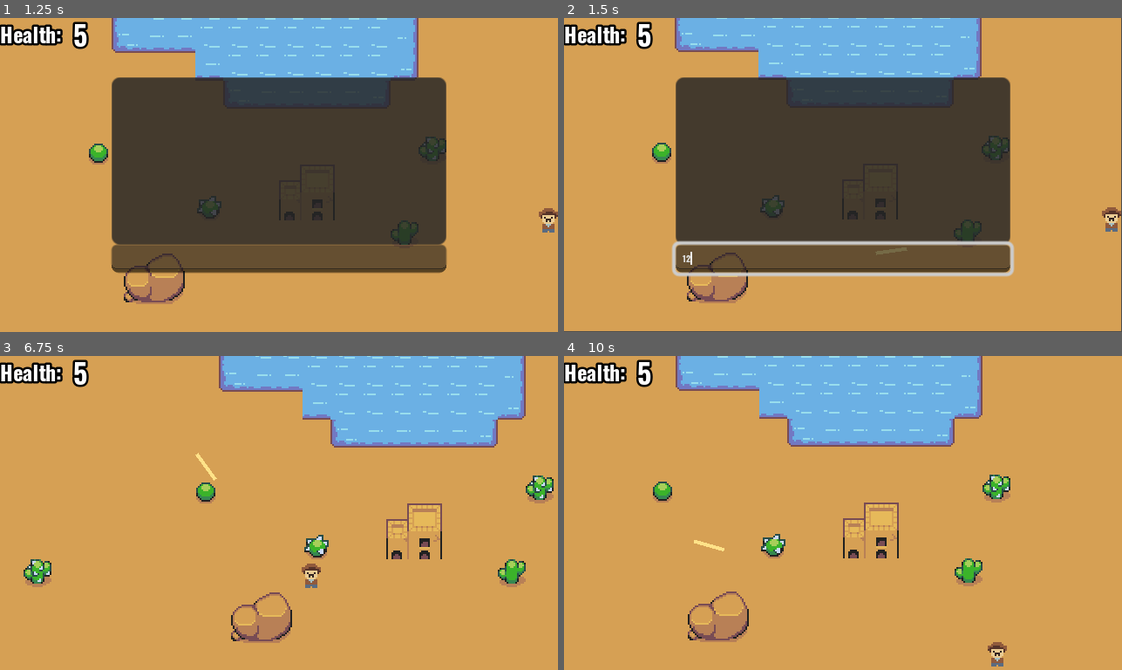
Above: before the commit, frames 1-4 (two rows, left to right).
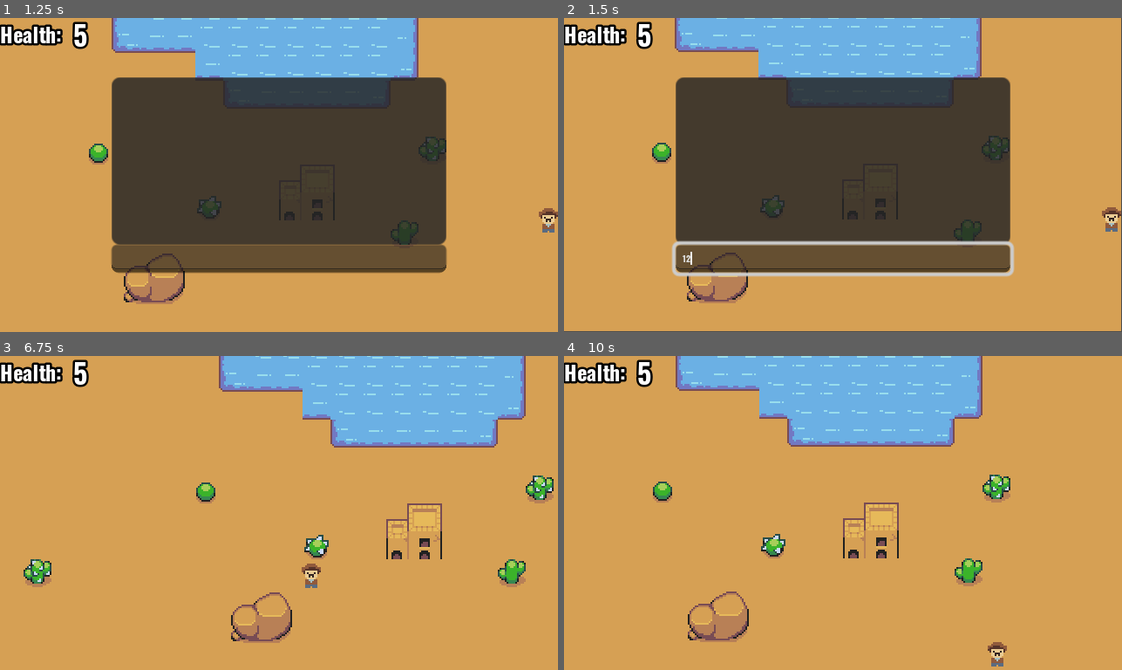
Above: after the commit, the same moments.

Repository: AlexPham0209/tank-turmoil
Game: Godot game, scene res://src/scenes/round.tscn
The game is run twice, just before and just after one commit, with the same random seed, the same clock (stepped at 60 frames per second) and the same inputs. This scene is started directly instead of the project's main scene.
Inputs (mouse positions are in pixels of both pictures, inside the frame that each line leads up to):
- Up to frame 1 (1.25 s): tap Enter at 0.5 s; move the mouse to (401, 159) at 0.52 s; hold D (right) from 0.53 s (still down); hold Tab (chat) from 0.53 s (still down)
- Up to frame 2 (1.5 s): release D (right) at 1.25 s; release Tab (chat) at 1.25 s; click (843, 259) at 1.27 s; type "12" at 1.35 s
- Up to frame 3 (6.75 s): tap Space at 2, 3.5 s; move the mouse to (167, 528) at 2.02 s; hold S (down) 2.03-2.78 s; click (167, 528) at 2.1 s; tap Enter at 2.75 s; move the mouse to (334, 443) at 2.77 s; hold D (right) 2.78-3.53 s; hold Tab (chat) 2.78-3.53 s; move the mouse to (251, 575) at 3.52 s; hold W (up) 3.53-4.28 s; click (251, 575) at 3.6 s; move the mouse to (446, 560) at 4.27 s; hold Tab (chat) 4.28-5.03 s; hold A (left) 4.28-5.78 s; move the mouse to (111, 465) at 5.02 s; click (111, 465) at 5.1 s; move the mouse to (306, 513) at 5.77 s; hold S (down) 5.78-6.53 s; hold Tab (chat) 5.78-6.53 s; move the mouse to (195, 434) at 6.52 s; hold D (right) from 6.53 s (still down); click (195, 434) at 6.6 s
- Up to frame 4 (10 s): move the mouse to (965, 497) at 7.27 s; release D (right) at 7.28 s; hold W (up) 7.28-8.03 s; hold Tab (chat) 7.28-8.03 s; move the mouse to (731, 528) at 8.02 s; hold D (right) 8.03-8.78 s; click (731, 528) at 8.1 s; move the mouse to (898, 443) at 8.77 s; hold S (down) 8.78-9.53 s; hold Tab (chat) 8.78-9.53 s; move the mouse to (815, 575) at 9.52 s; hold A (left) from 9.53 s (still down); click (815, 575) at 9.6 s

Frame 1 is identical in both runs. In frame 2, less than 0.1% of the frame differs, in the area x 55-62%, y 73-76%; in frame 3, less than 0.1%, in the area x 35-39%, y 30-40%; in frame 4, less than 0.1%.
Error in both runs: Out of bounds get index '1' (on base: 'Dictionary') (res://src/scripts/chat.gd:12)

Commit message:
Made it so that bullets despawn when it hits tiles

Diff:
--- a/src/scenes/bullet.tscn
+++ b/src/scenes/bullet.tscn
@@ -42,6 +42,7 @@
 
 [node name="Hitbox" parent="." instance=ExtResource("2_svf10")]
 collision_layer = 2
+collision_mask = 9
 damage = 1
 
 [node name="CollisionShape2D" type="CollisionShape2D" parent="Hitbox"]
@@ -53,3 +54,4 @@
 
 [connection signal="timeout" from="Timer" to="." method="_on_timer_timeout"]
 [connection signal="area_entered" from="Hitbox" to="." method="_on_hitbox_area_entered"]
+[connection signal="body_entered" from="Hitbox" to="." method="_on_hitbox_body_entered"]
--- a/src/scenes/winning_screen.tscn
+++ b/src/scenes/winning_screen.tscn
@@ -16,6 +16,7 @@
 grow_vertical = 2
 
 [node name="TextureRect" type="TextureRect" parent="Control"]
+layout_mode = 0
 offset_right = 320.0
 offset_bottom = 180.0
 texture = ExtResource("2_bu2od")
--- a/src/scripts/bullet.gd
+++ b/src/scripts/bullet.gd
@@ -23,3 +23,7 @@
 func _on_hitbox_area_entered(area: Area2D) -> void:
 	if is_multiplayer_authority():
 		queue_free()
+
+func _on_hitbox_body_entered(body: Node2D) -> void:
+	if is_multiplayer_authority():
+		queue_free()
--- a/src/scripts/lobby.gd
+++ b/src/scripts/lobby.gd
@@ -31,7 +31,7 @@
 	container.add_child(instance, true)
 	player_order.append(id)
 
-	if player_order.size() >= 1:
+	if player_order.size() >= 2:
 		show_button.rpc_id(player_order[0])
 
 func remove_player(id : int):
@@ -40,7 +40,7 @@
 	var order = player_order.find(id)
 	player_order.erase(id)
 
-	if order == 0 and player_order.size() >= 2:
+	if order == 0 and player_order.size() >= 1:
 		show_button.rpc_id(player_order[0])
 
 	name.queue_free()
--- a/src/scripts/round.gd
+++ b/src/scripts/round.gd
@@ -61,3 +61,7 @@
 
 	if instance:
 		instance.queue_free()
+
+	await instance.tree_exited
+	if players.get_children().size() <= 1:
+		GameManager.go_to_winning_screen()
--- a/src/singletons/game_manager.gd
+++ b/src/singletons/game_manager.gd
@@ -48,3 +48,7 @@
 func reset() -> void:
 	scores = Dictionary()
 	rounds = 0
+
+
+func go_to_winning_screen() -> void:
+	MultiplayerManager.change_level.emit(winning_screen)
